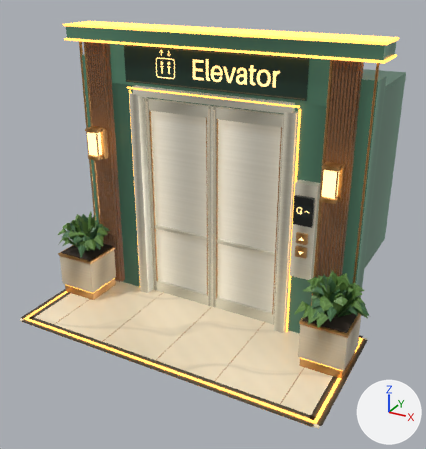
The glTF model demos/corporate/gjh/v11/assets/elevator/detailed.glb as it was, and as the next commit left it.
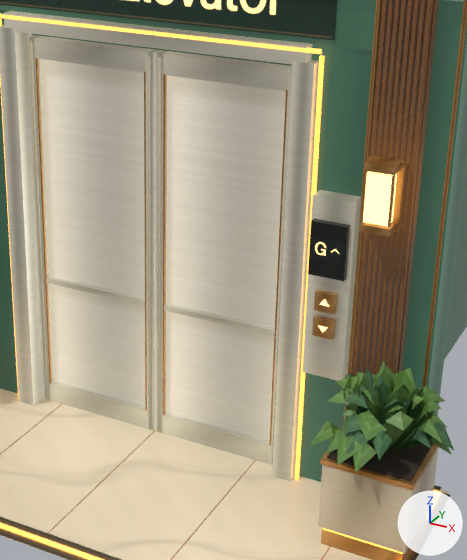
The first picture shows the older version from a 50 mm camera at (3.52, -6.42, 4.49) aimed at (-0.23, 0.41, 1.08). The close-ups show the older and then the newer version on the part from 31% to 88% of the width and 18% to 83% of the height of that picture. Only the edits that show in the close-ups are written down. The axes (+X, +Y, +Z) are drawn at lower right. The lights are the same throughout. Vertices at exactly the same position are counted once.

In view in the first close-up: 'Cabin', 'DoorLeft', 'DoorRight', 'ElevatorSign', 'FloorIndicator', 'GoldTrim', 'MarbleInlay', 'Pilasters', 'Planters', 'Portal', 'Sconces'.
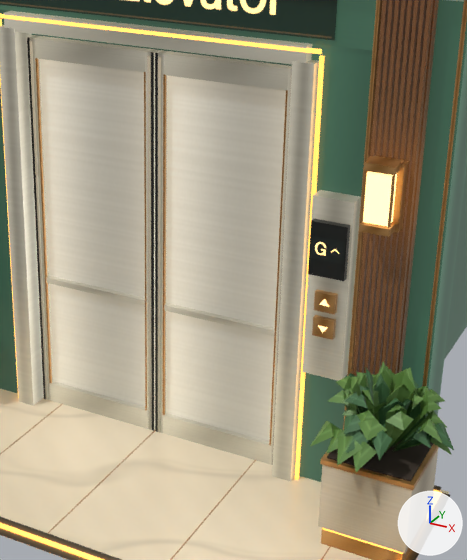
Diff of the bpy script that builds the scene:
```diff
--- a/demos/corporate/gjh/v11/assets/elevator/detailed.glb.py
+++ b/demos/corporate/gjh/v11/assets/elevator/detailed.glb.py
@@ me_doorleft @@
 # used by ob_doorleft; location = (-0.505, 0.0, 0.0)
 # verts and faces of me_doorleft; kept vertices keep their numbers, new ones are numbered from 80
-me_doorleft.from_pydata(...)  # 80 vertices, 112 faces; spans x -0.5..0.5, y -0.05..0.04, z 0.0..2.88
+me_doorleft.from_pydata(...)  # 88 vertices, 116 faces; spans x -0.5..0.5, y -0.05..0.04, z 0.0..2.88
+# me_doorleft part 1
+verts[80] = (-0.5, -0.04, 0.0)
+verts[81] = (-0.5, -0.04, 2.88)  # pixel (27, 37)
+verts[82] = (0.48, -0.04, 0.0)
+verts[83] = (0.48, -0.04, 2.88)  # pixel (150, 52)
+for new, old in zip([*range(84, 88)], [*range(80, 84)]): verts[new] = verts[old] + (0.02, 0.0, 0.0)
+faces += [(80, 84, 85), (80, 85, 81), (82, 86, 87), (82, 87, 83)]
+# me_doorleft part 2: 112 faces spanning x -0.5..0.5, y -0.05..0.04, z 0.0..2.88 switch from mat_liftsteelglass to mat_liftfinishes
```

Boxes [x1, y1, x2, y2] around the edits, measured in the close-ups (467 x 560 px):
part 1 of me_doorleft, added
    after: [27, 37, 158, 432]
part 2 of me_doorleft, edited (looks the same)
    both: [27, 35, 292, 465]
